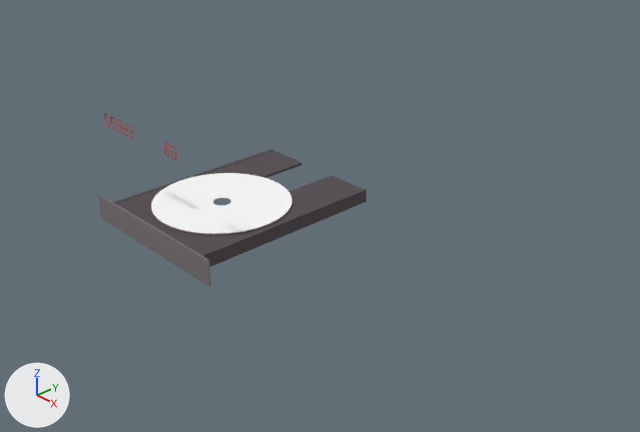
Renders of the Blender file 3dplayer/model/saeCdPlayer.blend from each side of a commit.
Rendered twice from a 50 mm camera at (8.81, -7.85, 5.02) aimed at (0.43, -0.06, -0.67). The lights are fixed; the arrows at lower left show +X, +Y and +Z.

The first picture shows 'cd', 'cdTray'.
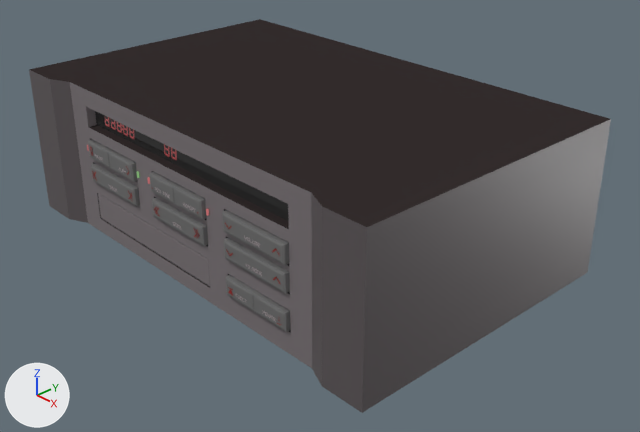
Patch to the scene script:
```diff
--- a/3dplayer/model/saeCdPlayer.blend.py
+++ b/3dplayer/model/saeCdPlayer.blend.py
@@ mat_cd @@
 mat_cd = principled_material('cd')
-mat_cd.base_color = (1.0, 1.0, 1.0)  # white #ffffff
+mat_cd.base_color = (0.0, 0.0, 0.0)  # black #000000
 mat_cd.specular_ior_level = 0.233
@@ mat_buttons @@
+mat_buttons = principled_material('buttons')
+mat_buttons.base_color = (0.163, 0.163, 0.163)  # grey #707070
@@ mat_paint @@
+mat_paint = principled_material('Paint')
+mat_paint.base_color = (0.288, 0.00978, 0.00769)  # red #921915
+mat_paint.roughness = 0.44
+mat_paint.specular_ior_level = 0.483
@@ mat_metalsides @@
+mat_metalsides = principled_material('metalSides')
+mat_metalsides.base_color = (0.111, 0.0948, 0.1)  # dark grey #5e5759
+mat_metalsides.roughness = 0.4
@@ mat_interiordark @@
+mat_interiordark = principled_material('interiorDark')
+mat_interiordark.base_color = (0.0291, 0.0224, 0.0224)  # black #302929
+mat_interiordark.roughness = 0.164
+mat_interiordark.specular_ior_level = 0.0
@@ mat_interior @@
+mat_interior = principled_material('interior')
+mat_interior.base_color = (0.0352, 0.027, 0.027)  # black #352e2e
+mat_interior.roughness = 0.379
+mat_interior.specular_ior_level = 0.0
@@ mat_frontpanel @@
+mat_frontpanel = principled_material('frontPanel')
+mat_frontpanel.base_color = (0.202, 0.177, 0.188)  # grey #7c7578
+mat_frontpanel.roughness = 0.4
@@ ob_doublebutton1_001 @@
+ob_doublebutton1_001 = bpy.data.objects.new('DoubleButton1.001', me_cube_056.copy())  # the mesh of ob_doublebutton1_001
+ob_doublebutton1_001.location = (1.42, -2.19, -0.7)
+ob_doublebutton1_001.scale = (3.82, -2.15, 1.0)
@@ ob_doublebutton2_001 @@
+ob_doublebutton2_001 = bpy.data.objects.new('DoubleButton2.001', me_cube_005.copy())  # the mesh of ob_doublebutton2_001
+ob_doublebutton2_001.location = (2.55, 0.0, -0.37)
+ob_doublebutton2_001.scale = (3.82, -2.15, 1.0)
@@ ob_doublebutton2 @@
+ob_doublebutton2 = bpy.data.objects.new('DoubleButton2', me_cube_057.copy())  # the mesh of ob_doublebutton2
+ob_doublebutton2.location = (-1.57, -2.16, -0.18)
+ob_doublebutton2.scale = (3.82, -2.15, 1.0)
@@ ob_doublebutton7 @@
+ob_doublebutton7 = bpy.data.objects.new('DoubleButton7', me_cube_010.copy())  # the mesh of ob_doublebutton7
+ob_doublebutton7.location = (0.0, 0.0, 0.0)
+ob_doublebutton7.scale = (3.82, -2.15, 1.0)
@@ ob_doublebutton6 @@
+ob_doublebutton6 = bpy.data.objects.new('DoubleButton6', me_cube_009.copy())  # the mesh of ob_doublebutton6
+ob_doublebutton6.location = (0.0, 0.0, 0.0)
+ob_doublebutton6.scale = (3.82, -2.15, 1.0)
@@ ob_doublebutton4 @@
+ob_doublebutton4 = bpy.data.objects.new('DoubleButton4', me_cube_007.copy())  # the mesh of ob_doublebutton4
+ob_doublebutton4.location = (0.0, 0.0, 0.0)
+ob_doublebutton4.scale = (3.82, -2.15, 1.0)
@@ ob_doublebutton1 @@
+ob_doublebutton1 = bpy.data.objects.new('DoubleButton1', me_cube_004.copy())  # the mesh of ob_doublebutton1
+ob_doublebutton1.location = (-1.57, -2.16, 0.19)
+ob_doublebutton1.scale = (3.82, -2.15, 1.0)
@@ ob_trayinset @@
+ob_trayinset = bpy.data.objects.new('TrayInset', me_cube_013.copy())  # the mesh of ob_trayinset
+ob_trayinset.location = (0.02, 0.0, 0.33)
+ob_trayinset.scale = (3.82, -2.15, 1.0)
@@ ob_casing @@
+ob_casing = bpy.data.objects.new('Casing', me_cube.copy())  # the mesh of ob_casing
+ob_casing.location = (0.0, 0.0, 0.0)
+ob_casing.scale = (3.82, -2.15, 1.0)
```

Boxes (x1, y1, x2, y2) around the edits, measured in the pictures (640 x 432 px):
'Casing', added
    after: (29, 19, 611, 413)
'cd', recoloured
    both: (151, 173, 292, 235)
'DoubleButton6', added
    after: (222, 210, 289, 265)
'DoubleButton7', added
    after: (223, 238, 290, 294)
'DoubleButton1.001', added
    after: (226, 275, 290, 332)
'DoubleButton4', added
    after: (149, 172, 206, 220)
'DoubleButton2.001', added
    after: (152, 198, 208, 246)
'DoubleButton1', added
    after: (88, 140, 138, 182)
'DoubleButton2', added
    after: (91, 163, 140, 206)
'TrayInset', added
    after: (97, 193, 210, 287)
'cdTray', unchanged, covered by the edit
    before: (98, 149, 366, 287)
    after: (98, 194, 210, 286)
